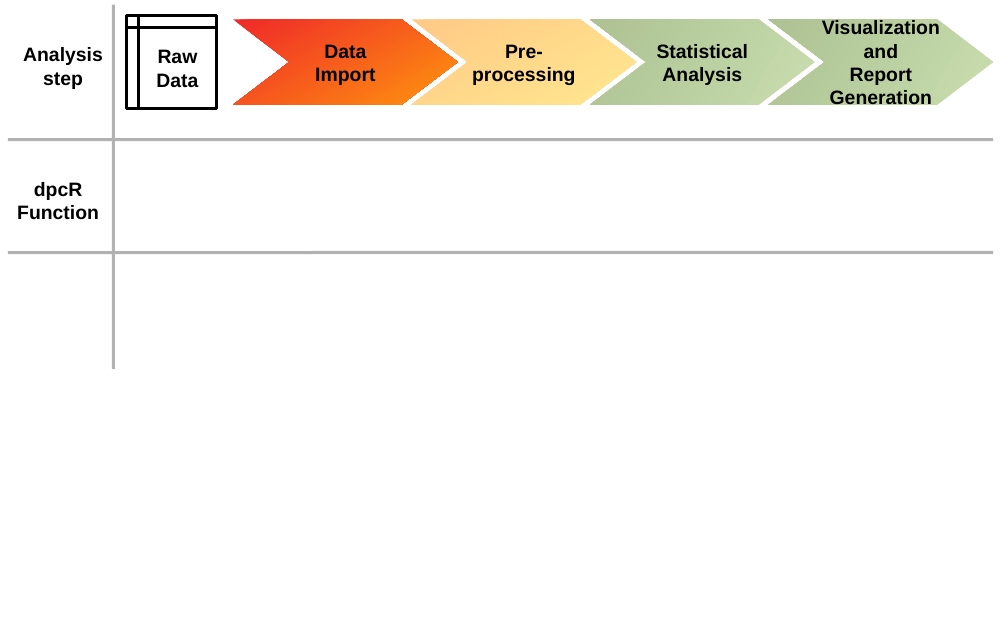
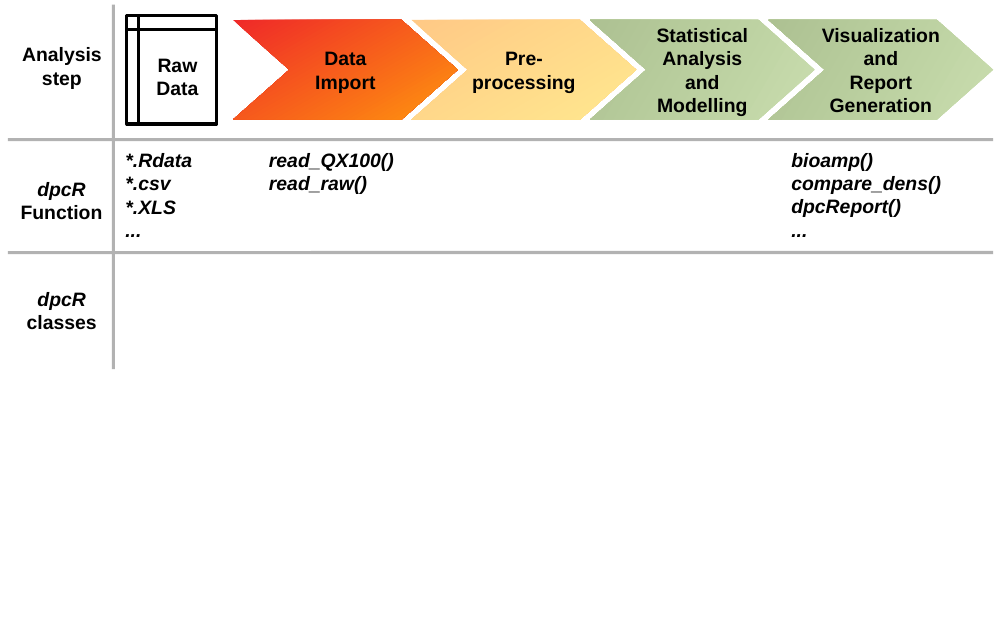
Before and after one commit to michbur/dpcR_article, a slide deck: slide 2 of dpcR_analysis.odp. Drawn at 1008x641 pixels with LibreOffice and Linux fonts; fonts in the diff are those of the drawing. Boxes give left, top, right and bottom in pixels: in the first picture for what was removed or moved away, otherwise in the second. Text is boxed around its words. In the diff, an @@ line names an element or a change of style, - is before the commit and + after.

```diff
--- a/dpcR_analysis.odp
+++ b/dpcR_analysis.odp
@@ flow chart internal storage "Raw": place and size @@
-flow chart internal storage "Raw" at [127, 16, 217, 109]
+flow chart internal storage "Raw" at [127, 16, 217, 124]
@@ freeform shape "Data": place and size @@
-freeform shape "Data" at [233, 19, 457, 105]
+freeform shape "Data" at [233, 20, 457, 120]
@@ freeform shape "Pre-": place and size @@
-freeform shape "Pre-" at [412, 19, 636, 105]
+freeform shape "Pre-" at [412, 20, 636, 120]
@@ freeform shape "Statistical": place and size @@
-freeform shape "Statistical" at [591, 19, 815, 105]
+freeform shape "Statistical" at [591, 20, 815, 120]
@@ freeform shape "Visualization": place and size @@
-freeform shape "Visualization" at [769, 19, 993, 105]
+freeform shape "Visualization" at [769, 20, 993, 120]
@@ text in freeform shape at [657, 75, 747, 116]: paragraphs added @@
+and
+Modelling
@@ text added at [125, 153, 192, 215], 18 pt, text #000000, bold, italic @@
+*.Rdata
+*.csv
+*.XLS
+...
@@ text added at [269, 153, 394, 194], 18 pt, text #000000, bold, italic @@
+read_QX100()
+read_raw()
@@ text added at [791, 153, 941, 217], 18 pt, text #000000, bold, italic @@
+bioamp()
+compare_dens()
+dpcReport()
+...
@@ text at [37, 182, 85, 200]: italic on in "dpcR" @@
@@ text added at [27, 292, 97, 330], 18 pt, text #000000, bold @@
+dpcR
+classes
```
Also in this commit, not shown: 4 other files.
